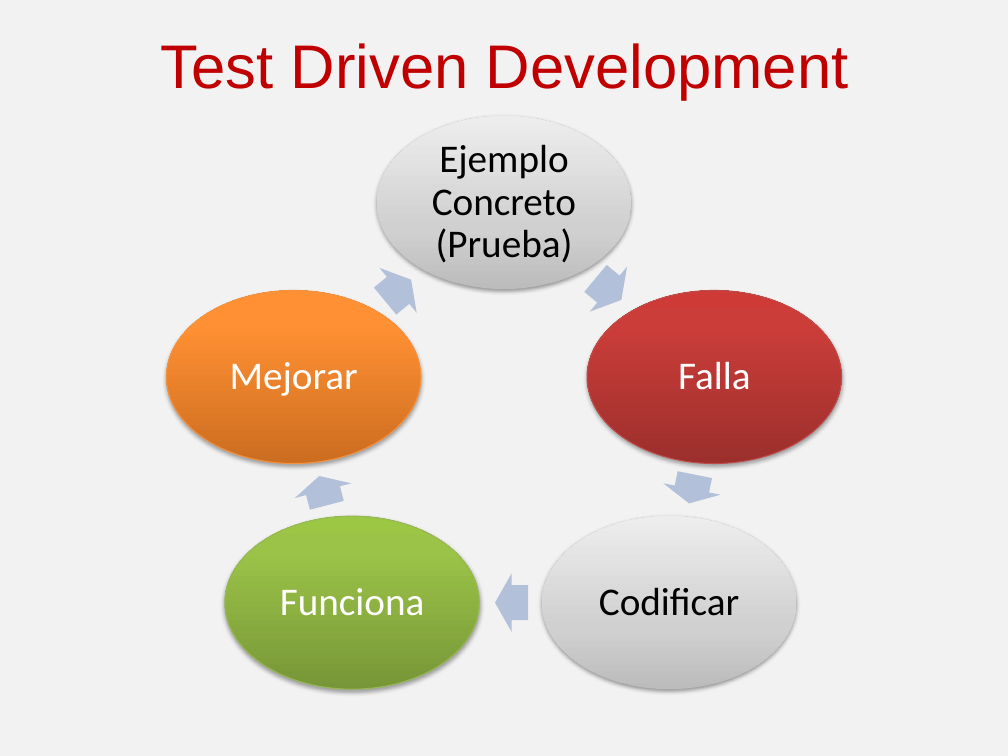
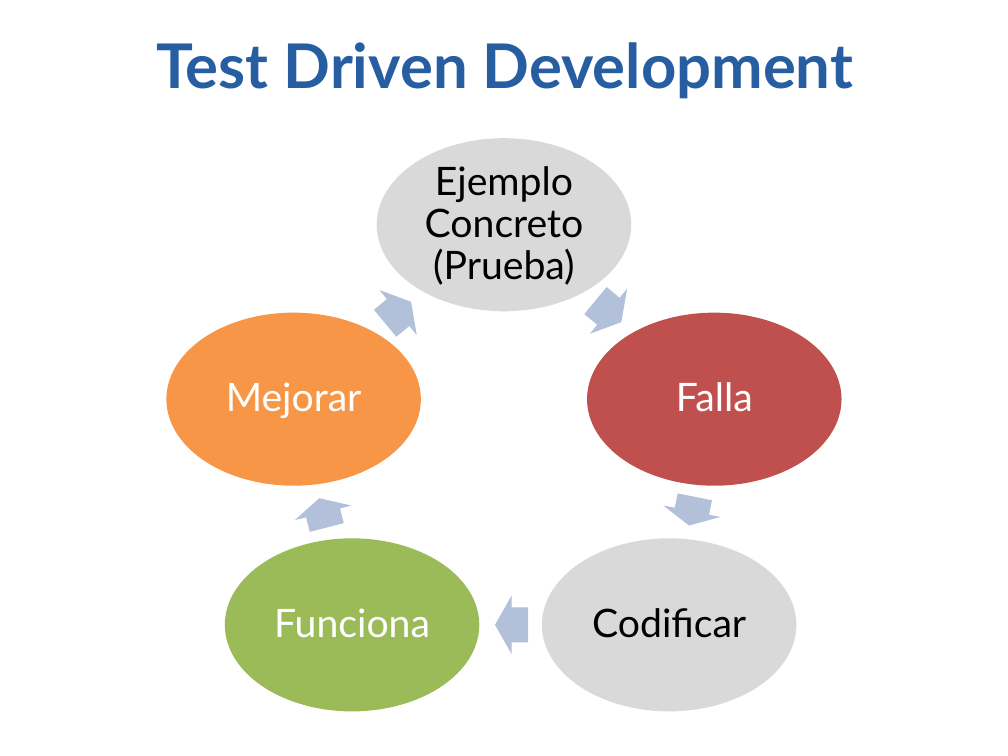
Before and after one commit to angelnunezsalazar/Coding-Dojo, a slide deck: slide 5 of Randori/Coding Dojo.pptx. Drawn at 1008x756 pixels with LibreOffice and Linux fonts; fonts in the diff are those of the drawing. Boxes give left, top, right and bottom in pixels: in the first picture for what was removed or moved away, otherwise in the second. Text is boxed around its words. In the diff, an @@ line names an element or a change of style, - is before the commit and + after.

```diff
--- a/Randori/Coding Dojo.pptx
+++ b/Randori/Coding Dojo.pptx
@@ background #F2F2F2 to #FFFFFF @@
@@ title "Test Driven Development" at [156, 42, 853, 99]: font Arial to Lato, text colour #C00000 to #275EA1, bold on @@
@@ ellipse at [377, 138, 632, 311]: fill gradient #BDBDBD to #D1D1D1 to #EEEEEE to #D9D9D9; shadow off @@
@@ 5 texts, 5 right arrows, 5 ellipses: place and size @@
-5 texts, 5 right arrows, 5 ellipses at [166, 116, 842, 689]
+5 texts, 5 right arrows, 5 ellipses at [166, 138, 842, 712]
@@ ellipse at [166, 312, 421, 486]: fill gradient #CC6E20 to #FF9034 to #FF9136 to #F79646; outline #F69240 0.75 pt to none; shadow off @@
@@ ellipse at [587, 312, 842, 486]: fill gradient #9C2F2D to #CB3E3A to #CE3B37 to #C0504D; outline #BF4C48 0.75 pt to none; shadow off @@
@@ font Calibri to Lato in 5 elements at [425, 166, 584, 285], [592, 608, 746, 638], [274, 608, 430, 638], [226, 382, 362, 418], [676, 382, 753, 412] @@
@@ ellipse at [225, 538, 480, 712]: fill gradient #779737 to #9BC348 to #9DC746 to #9BBB59; outline #98B955 0.75 pt to none; shadow off @@
@@ ellipse at [542, 538, 797, 712]: fill gradient #BDBDBD to #D1D1D1 to #EEEEEE to #D9D9D9; shadow off @@
```
Also in this commit, not shown: 9 other slides changed, 1 slide added, 2 slides removed, 1 other file.
